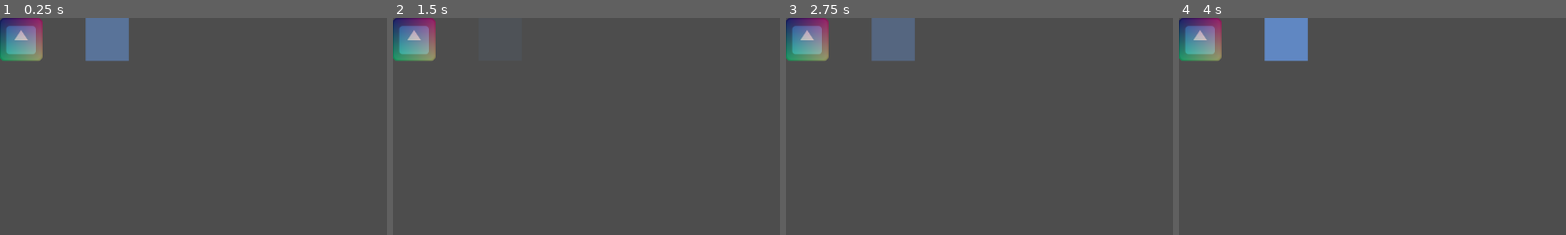
Above: before the commit, frames 1-4 (left to right).
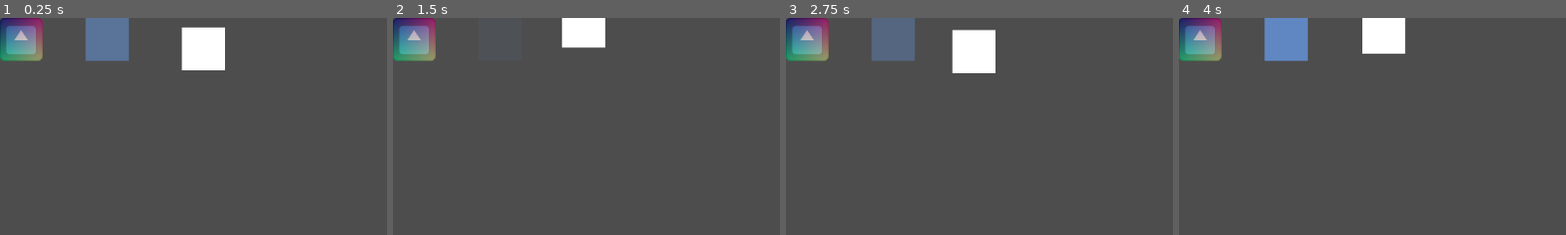
Above: after the commit, the same moments.

Repository: qingzhixing/Godot-Shader
Game: Godot game, scene res://shader_scene.tscn
Two runs of this game, one before a commit and one after it. Both use one fixed random seed, a clock stepped at 60 frames per second and the inputs below. The engine's default icon, where the game draws it, is replaced by a stand-in: a white triangle on a blue panel in a dark square.
Inputs:
- Up to frame 1 (0.25 s): no input
- Up to frame 2 (1.5 s): no input
- Up to frame 3 (2.75 s): no input
- Up to frame 4 (4 s): no input
The pictures show only the part of the screen within x 22-72%, y 0-50%; the shares and areas given below are measured in that part.

The runs differ from the first frame. In frame 1, 2.3% of the frame differs, in the area x 46-59%, y 4-25%; in frame 2, 1.6%; in frame 3, 2.3%, in the area x 42-55%, y 5-26%; in frame 4, 1.9%.

Commit message:
😍 Move Circle

Diff:
--- /dev/null
+++ b/Shaders/Move Circle.gdshader
@@ -0,0 +1,15 @@
+shader_type canvas_item;
+
+void vertex() {
+	// Called for every vertex the material is visible on.
+	VERTEX += vec2(cos(TIME*3.0)*20.0, sin(TIME*3.0)*20.0);
+}
+
+void fragment() {
+	// Called for every pixel the material is visible on.
+}
+
+//void light() {
+//	// Called for every pixel for every light affecting the CanvasItem.
+//	// Uncomment to replace the default light processing function with this one.
+//}
--- a/shader_scene.tscn
+++ b/shader_scene.tscn
@@ -1,6 +1,7 @@
-[gd_scene load_steps=11 format=3 uid="uid://b7h1ockgv2v43"]
+[gd_scene load_steps=13 format=3 uid="uid://b7h1ockgv2v43"]
 
 [ext_resource type="Shader" uid="uid://drat3xfnnvyxv" path="res://Shaders/Aqua Shader.gdshader" id="1_jmqdj"]
+[ext_resource type="Shader" uid="uid://r11x8wl7xtfn" path="res://Shaders/Move Circle.gdshader" id="2_phy77"]
 [ext_resource type="Shader" uid="uid://dobe1jljleig7" path="res://Shaders/UV Rainbow.gdshader" id="2_r5xtw"]
 [ext_resource type="Shader" uid="uid://c3le4un2c85eq" path="res://Shaders/Trinkle.gdshader" id="2_wxt11"]
 [ext_resource type="Script" uid="uid://cv8bwvvmr7anj" path="res://Scripts/trinkle.gd" id="3_t2p1b"]
@@ -10,9 +11,12 @@
 [sub_resource type="ShaderMaterial" id="ShaderMaterial_r5xtw"]
 shader = ExtResource("1_jmqdj")
 
+[sub_resource type="ShaderMaterial" id="ShaderMaterial_57pso"]
+shader = ExtResource("2_phy77")
+
 [sub_resource type="ShaderMaterial" id="ShaderMaterial_phy77"]
 shader = ExtResource("2_wxt11")
-shader_parameter/alpha = 0.825195333333281
+shader_parameter/alpha = 0.7532886666666666
 
 [sub_resource type="ShaderMaterial" id="ShaderMaterial_5xgsd"]
 shader = ExtResource("2_r5xtw")
@@ -25,6 +29,12 @@
 [node name="Aqua" type="ColorRect" parent="."]
 material = SubResource("ShaderMaterial_r5xtw")
 offset_right = 64.0
+offset_bottom = 64.0
+
+[node name="Move Circle" type="ColorRect" parent="."]
+material = SubResource("ShaderMaterial_57pso")
+offset_left = 512.0
+offset_right = 576.0
 offset_bottom = 64.0
 
 [node name="Trinkle" type="ColorRect" parent="."]
Not shown, added: Shaders/Move Circle.gdshader.uid
Not shown, added: doc/Cover.png.import
